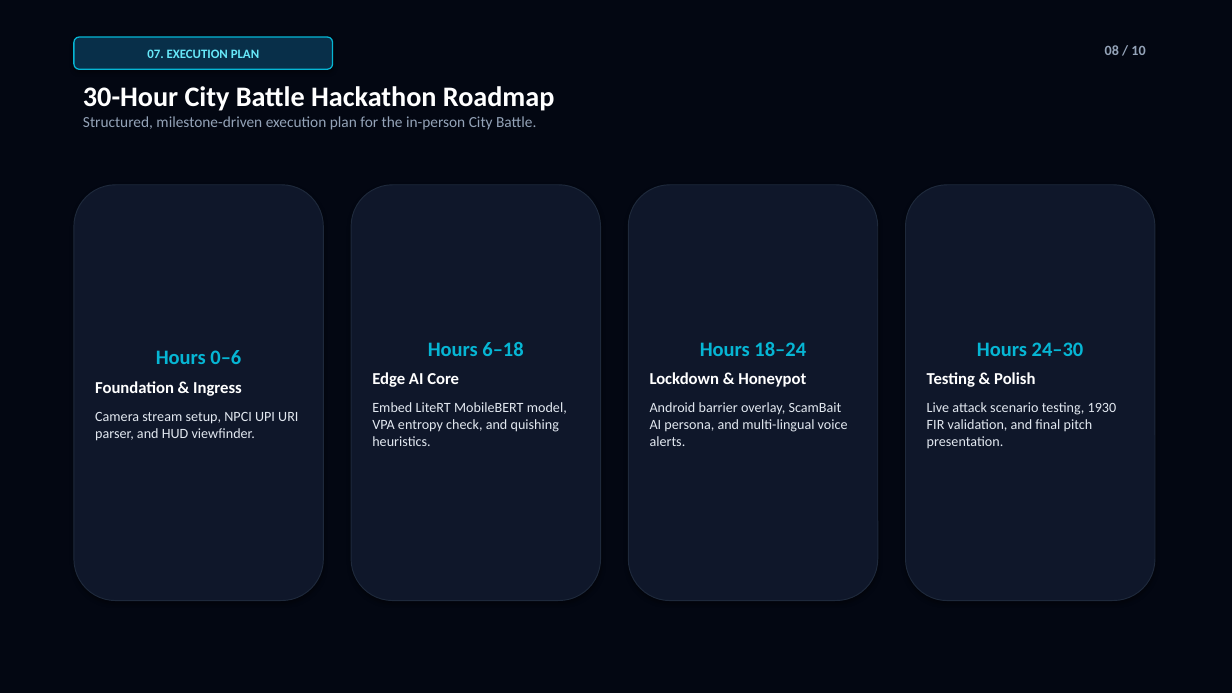
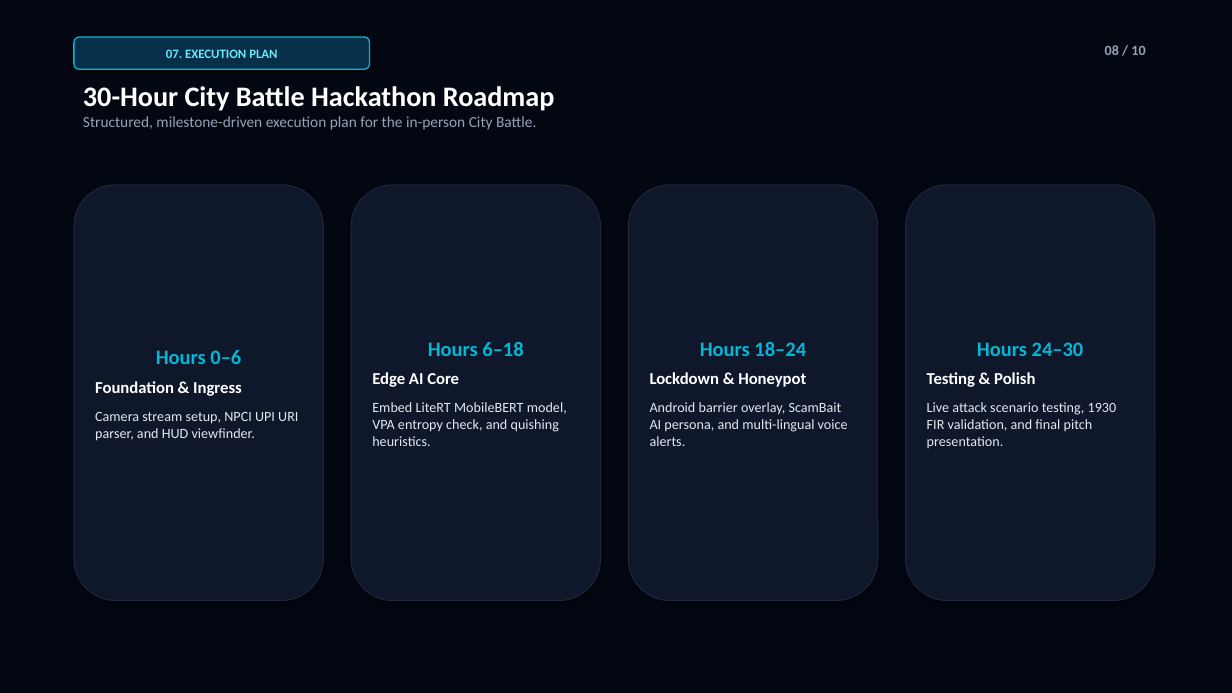
Before and after one commit to dineshkumarc-1/aegispay-iqoo-hackathon, a slide deck: slide 8 of AegisPay_Pitch_Deck.pptx. Drawn at 1232x693 pixels with LibreOffice and Linux fonts; fonts in the diff are those of the drawing. Boxes give left, top, right and bottom in pixels: in the first picture for what was removed or moved away, otherwise in the second. Text is boxed around its words. In the diff, an @@ line names an element or a change of style, - is before the commit and + after.

Commit message:
feat(fintech): align all pitch decks, pptx, and prototypes tightly around FinTech & Commerce UPI lifecycle protection

```diff
--- a/AegisPay_Pitch_Deck.pptx
+++ b/AegisPay_Pitch_Deck.pptx
@@ rounded rectangle "07. EXECUTION PLAN": place and size @@
-rounded rectangle "07. EXECUTION PLAN" at [74, 37, 333, 69]
+rounded rectangle "07. EXECUTION PLAN" at [74, 37, 370, 69]
```
Also in this commit, not shown: 9 other slides changed, 2 other files.
